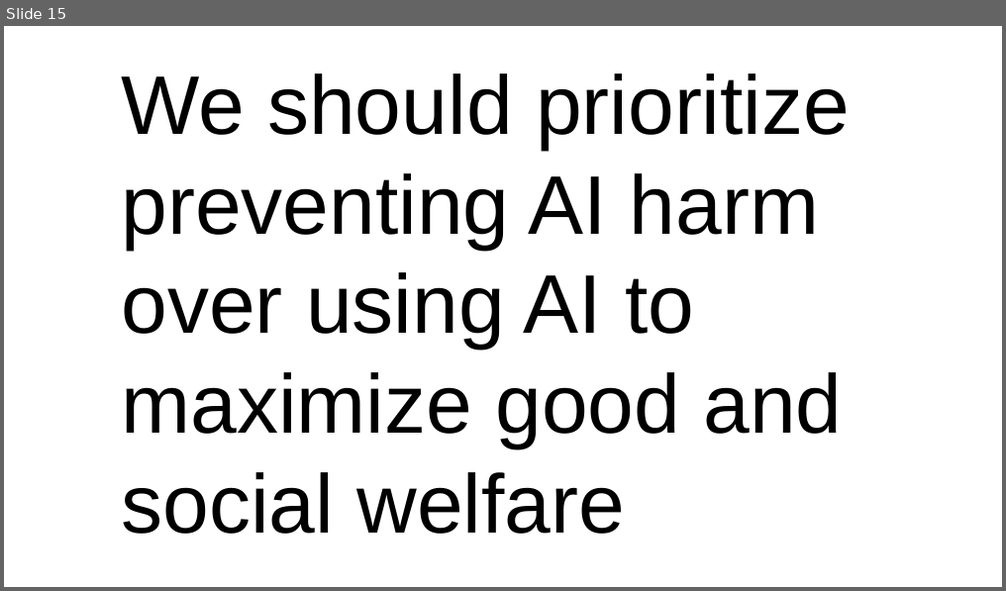
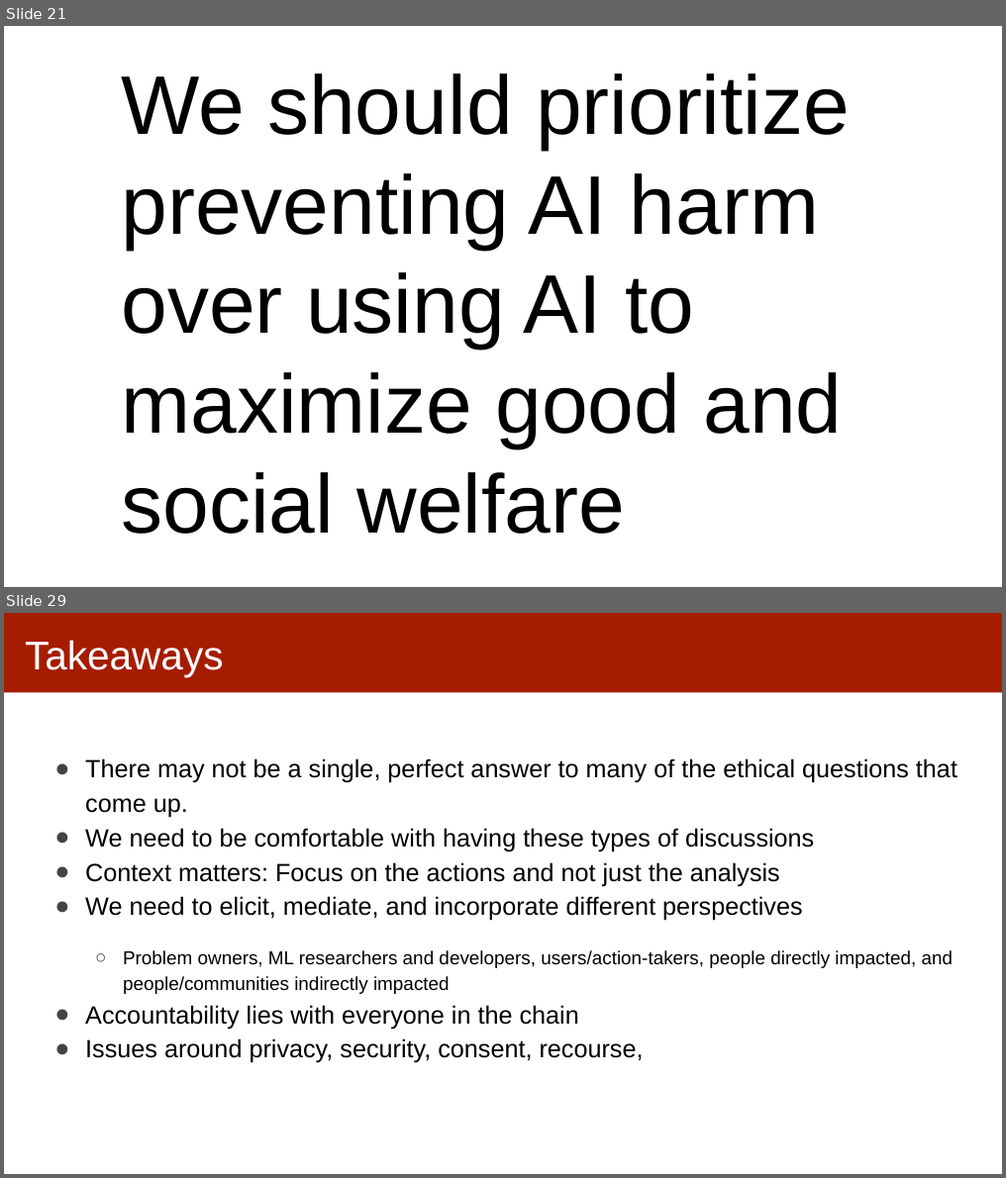
Before and after one commit to dssg/mlforpublicpolicylab, a slide deck: Lectures/EthicsOverview.pptx. Shown one above the other, each under a label of ours: slide 15 before the commit, slides 21 and 29 after it; the slides between them are not shown. The pictures are 1006x591 and 1006x1178 pixels, drawn with LibreOffice and Linux fonts; fonts in the diff are those of the drawing. Boxes give left, top, right and bottom in pixels: in the first picture for what was removed or moved away, otherwise in the second. Text is boxed around its words. In the diff, an @@ line names an element or a change of style, - is before the commit and + after.

```diff
--- a/Lectures/EthicsOverview.pptx
+++ b/Lectures/EthicsOverview.pptx
@@ slide 29 added at bbox=[4, 613, 1002, 1174], background #FFFFFF @@
@@ rectangle added at bbox=[4, 613, 1002, 692], fill #A61C00 @@
@@ title added at bbox=[25, 640, 224, 677], 38.7 pt, text #FFFFFF @@
+Takeaways
@@ text added at bbox=[85, 759, 957, 1063], 24 pt, text #000000 @@
+● There may not be a single, perfect answer to many of the ethical questions that come up.
+● We need to be comfortable with having these types of discussions
+● Context matters: Focus on the actions and not just the analysis
+● We need to elicit, mediate, and incorporate different perspectives
+  ○ Problem owners, ML researchers and developers, users/action-takers, people directly impacted, and people/communities indirectly impacted
+● Accountability lies with everyone in the chain
+● Issues around privacy, security, consent, recourse,
@@ what was slide 15 is now slide 21 @@
```
Also in this commit, not shown: 3 slides changed, 29 other slides added, 3 slides removed, 3 other files.
